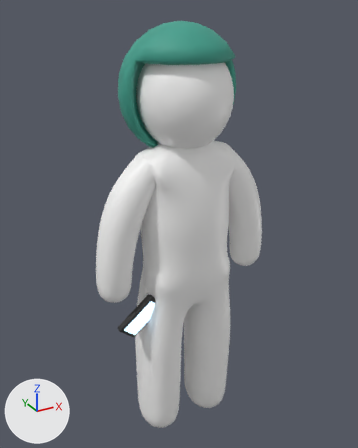
The FBX model assets/zp_character_rigged.fbx, before and after one commit.
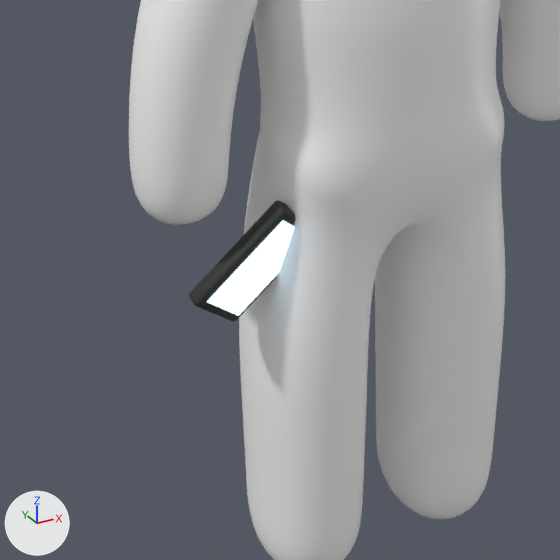
There are two pictures of each version: one whole from a camera (50 mm lens) standing at (-0.476, -0.841, 0.979) and looking at (0.014, 0.049, 0.534), one close up on the part from 14% to 70% of the width and 50% to 94% of the height. The axes (+X, +Y, +Z) are drawn at lower left. The lights are the same throughout. The last two pictures show the newer version. Where no turn or scale is listed for an object, it has been applied to the vertices.

Objects in the first close-up: 'PR_Phone', 'ZP_Character'.
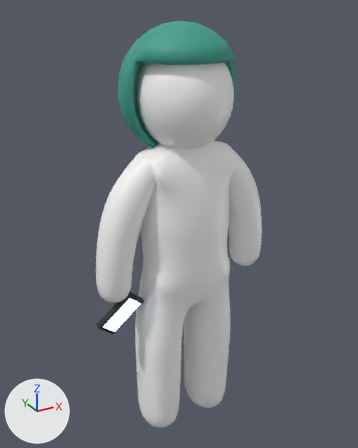
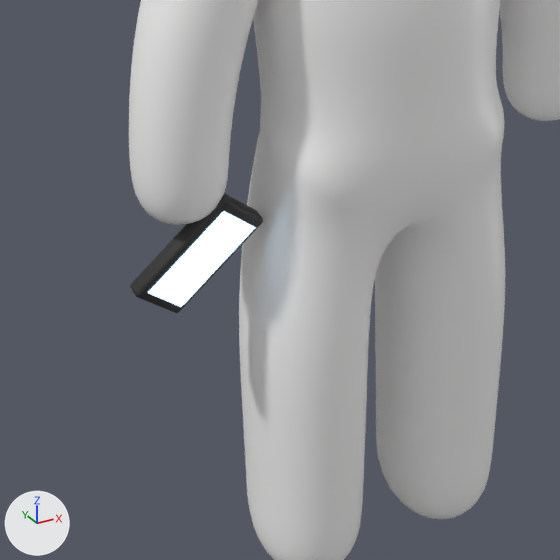
The change, as a diff of the scene's bpy script:
```diff
--- a/assets/zp_character_rigged.fbx.py
+++ b/assets/zp_character_rigged.fbx.py
@@ ob_pr_phone @@
 ob_pr_phone = bpy.data.objects.new('PR_Phone', me_pr_phone)
-ob_pr_phone.location = (-0.12, -0.028, 0.379)
+ob_pr_phone.location = (-0.158, -0.008, 0.388)
```

What differs and where, as boxes (x1, y1, x2, y2) in the close-ups (560 x 560 px):
'PR_Phone', moved
    before: (189, 200, 296, 322)
    after: (130, 193, 263, 313)
